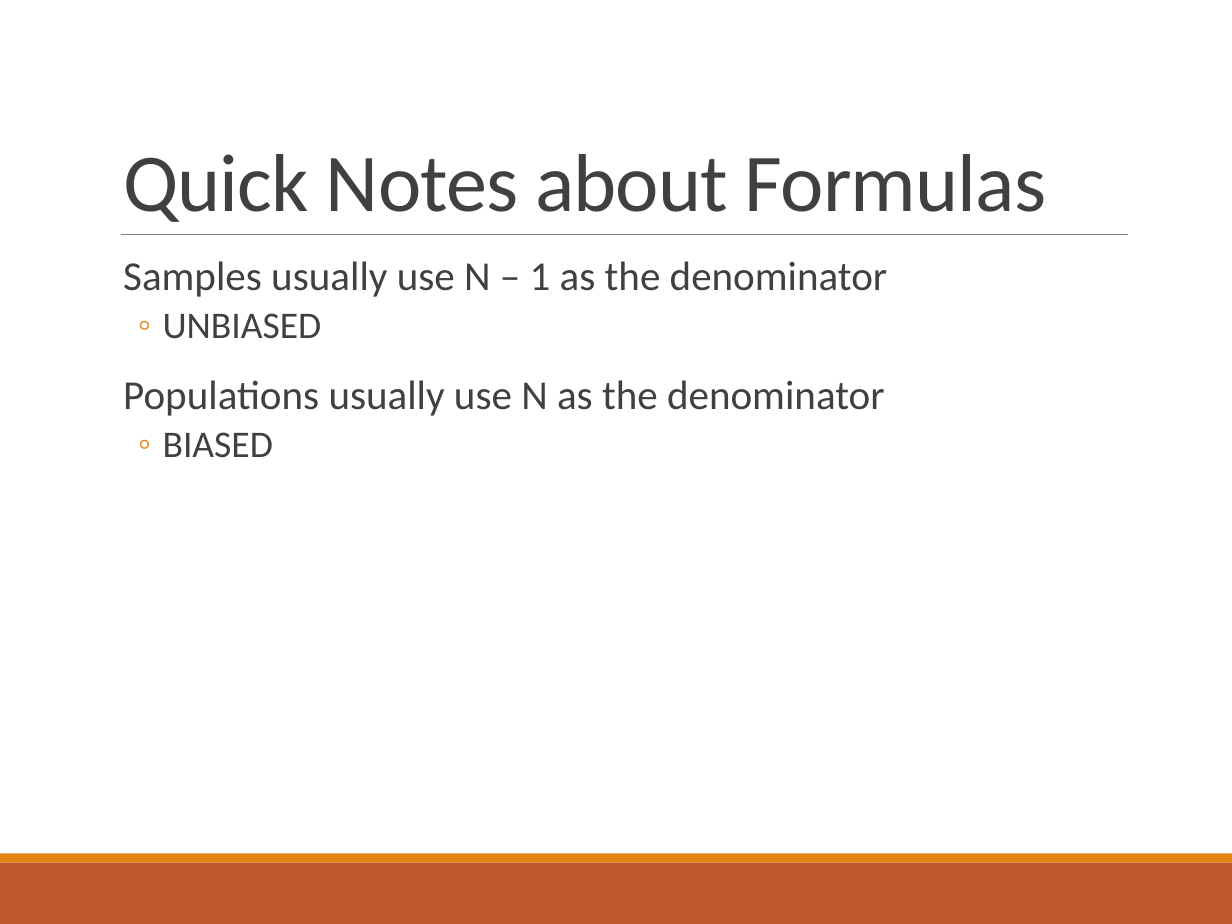
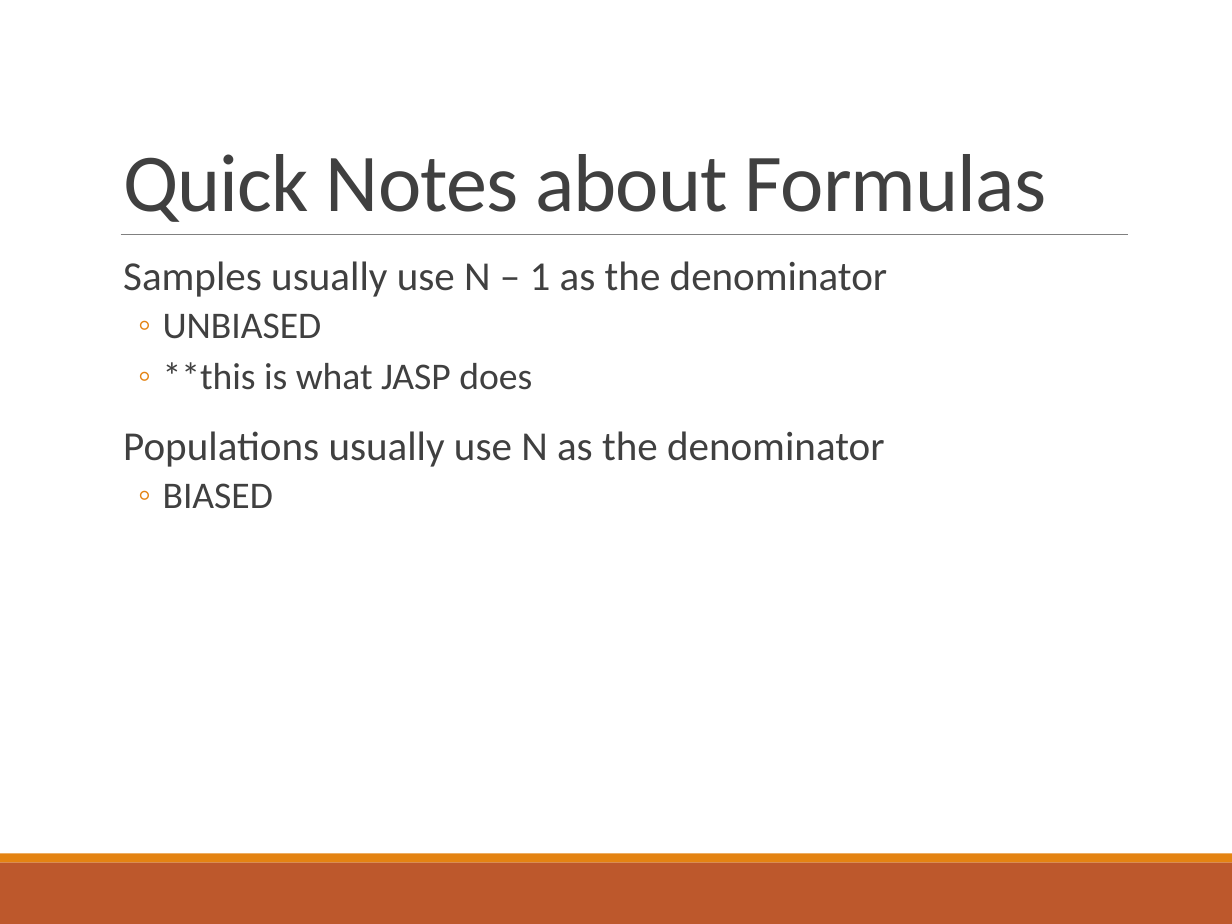
Before and after one commit to doomlab/PSY-200, a slide deck: slide 26 of Fall2018 Lecture Notes/Chapter 4 Lecture.pptx. Drawn at 1232x924 pixels with LibreOffice and Linux fonts; fonts in the diff are those of the drawing. Boxes give left, top, right and bottom in pixels: in the first picture for what was removed or moved away, otherwise in the second. Text is boxed around its words. In the diff, an @@ line names an element or a change of style, - is before the commit and + after.

Commit message:
ch 4 update

```diff
--- a/Fall2018 Lecture Notes/Chapter 4 Lecture.pptx
+++ b/Fall2018 Lecture Notes/Chapter 4 Lecture.pptx
@@ text at (163,362,532,390): paragraph added @@
+  ◦ **this is what JASP does
```
